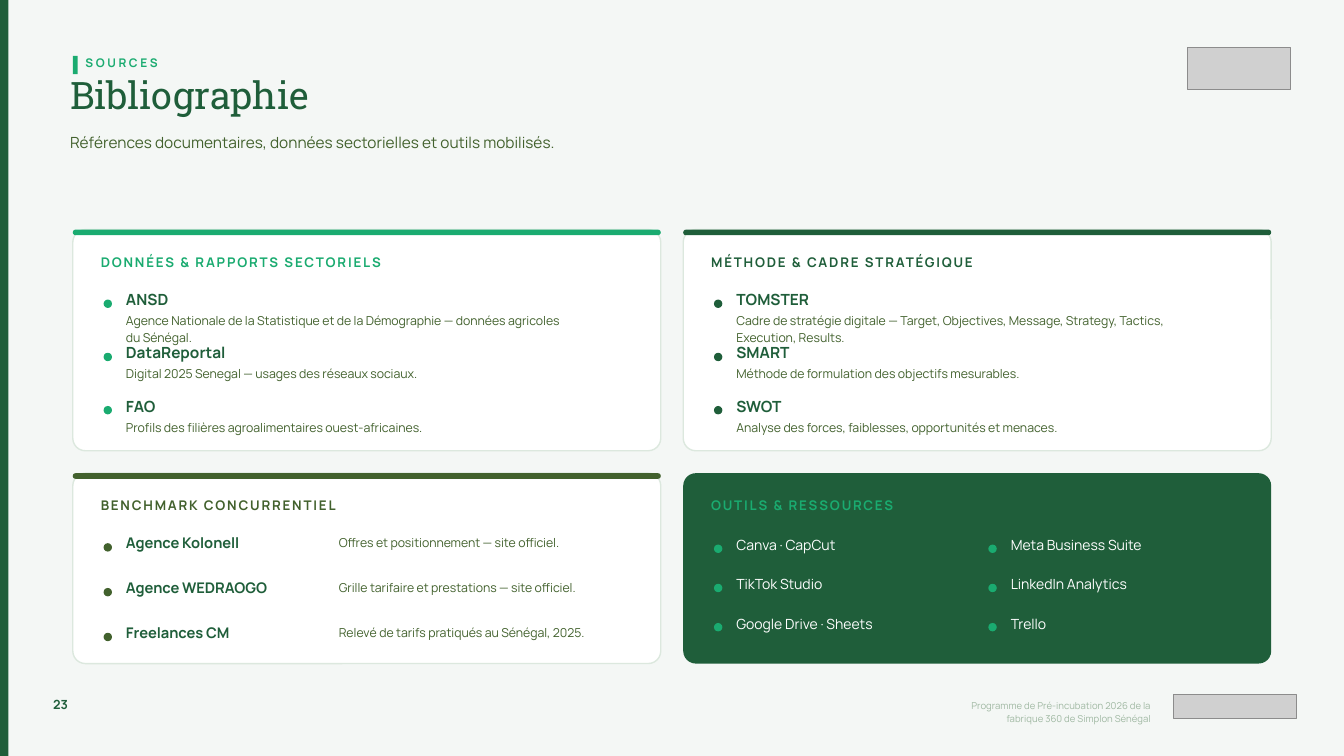
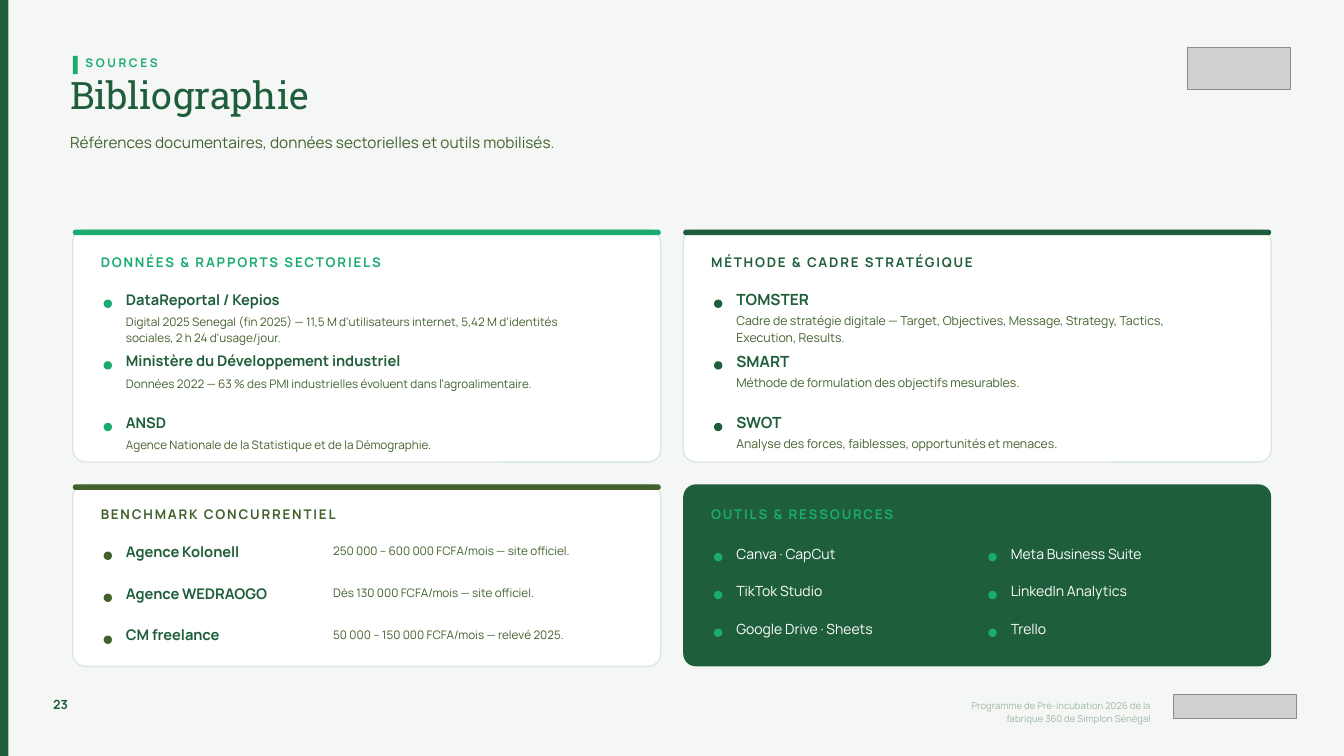
Before and after one commit to nenehsd/portefolio, a slide deck: slide 23 of Pitch_Deck_Sadiya_Digital_Agri.pptx. Drawn at 1344x756 pixels with LibreOffice and Linux fonts; fonts in the diff are those of the drawing; grey boxes stand for pictures. Boxes give left, top, right and bottom in pixels: in the first picture for what was removed or moved away, otherwise in the second. Text is boxed around its words. In the diff, an @@ line names an element or a change of style, - is before the commit and + after.

Commit message:
Integration des donnees sourcees (DataReportal, Min. Dev. industriel), tarifs benchmark reels, bibliographie corrigee

```diff
--- a/Pitch_Deck_Sadiya_Digital_Agri.pptx
+++ b/Pitch_Deck_Sadiya_Digital_Agri.pptx
@@ rounded rectangle: place and size @@
-rounded rectangle at (73,230,660,451)
+rounded rectangle at (73,230,660,463)
@@ rounded rectangle: place and size @@
-rounded rectangle at (684,230,1271,451)
+rounded rectangle at (684,230,1271,463)
@@ text at (126,294,279,309): text changed; size 11 to 10.5 pt @@
-DataReportal
+DataReportal / Kepios
@@ text at (126,316,557,345): text changed; size 8.8 to 8.4 pt @@
-Agence Nationale de la Statistique et de la Démographie — données agricoles
-du Sénégal.
+Digital 2025 Senegal (fin 2025) — 11,5 M d'utilisateurs internet, 5,42 M d'identités
+sociales, 2 h 24 d'usage/jour.
@@ text added at (126,354,400,370), 10.5 pt, text #1F5E3A, bold @@
+Ministère du Développement industriel
@@ text at (126,379,531,391): text changed; size 8.8 to 8.4 pt @@
-Digital 2025 Senegal — usages des réseaux sociaux.
+Données 2022 — 63 % des PMI industrielles évoluent dans l'agroalimentaire.
@@ text "ANSD": place and size @@
-text "ANSD" at (126,293,168,306)
+text "ANSD" at (126,417,166,429)
@@ text "ANSD" at (126,417,166,429): size 11 to 10.5 pt; line spacing 14.3pt to 13.7pt @@
@@ text removed at (126,400,156,413) @@
-FAO
@@ text at (126,440,431,452): text changed; size 8.8 to 8.4 pt @@
-Profils des filières agroalimentaires ouest-africaines.
+Agence Nationale de la Statistique et de la Démographie.
@@ 2 texts, 2 rounded rectangles: place and size @@
-2 texts, 2 rounded rectangles at (104,400,1058,435)
+2 texts, 2 rounded rectangles at (104,416,1058,451)
@@ 7 texts, 6 rounded rectangles: place and size @@
-7 texts, 6 rounded rectangles at (73,346,1142,554)
+7 texts, 6 rounded rectangles at (73,355,1142,563)
@@ rounded rectangle: place and size @@
-rounded rectangle at (73,473,660,663)
+rounded rectangle at (73,485,660,667)
@@ proportions changed in 4 elements at (73,230,660,463), (684,230,1271,463), (73,485,660,667), (684,485,1271,667) @@
@@ rounded rectangle: place and size @@
-rounded rectangle at (684,473,1271,663)
+rounded rectangle at (684,485,1271,667)
@@ text at (333,546,569,555): text changed; size 8.8 to 8.4 pt @@
-Offres et positionnement — site officiel.
+250 000 – 600 000 FCFA/mois — site officiel.
@@ text at (333,588,534,597): text changed; size 8.8 to 8.4 pt @@
-Grille tarifaire et prestations — site officiel.
+Dès 130 000 FCFA/mois — site officiel.
@@ 5 texts, 5 rounded rectangles: place and size @@
-5 texts, 5 rounded rectangles at (104,578,1127,633)
+5 texts, 5 rounded rectangles at (104,585,1127,638)
@@ text at (126,629,219,641): text changed @@
-Freelances CM
+CM freelance
@@ text at (333,630,564,639): text changed; size 8.8 to 8.4 pt @@
-Relevé de tarifs pratiqués au Sénégal, 2025.
+50 000 – 150 000 FCFA/mois — relevé 2025.
```
Also in this commit, not shown: 2 other slides changed, 4 other files.
